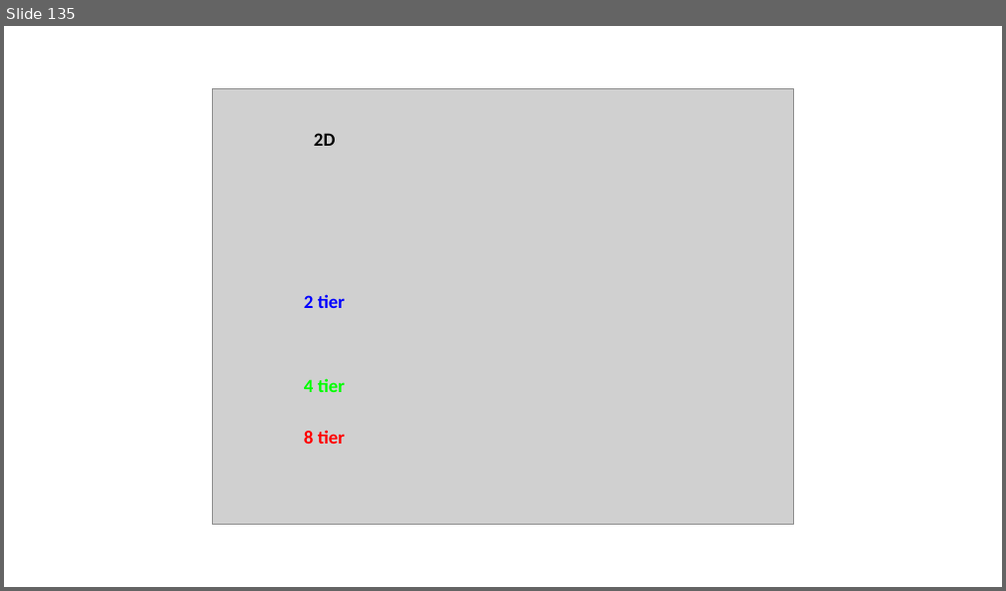
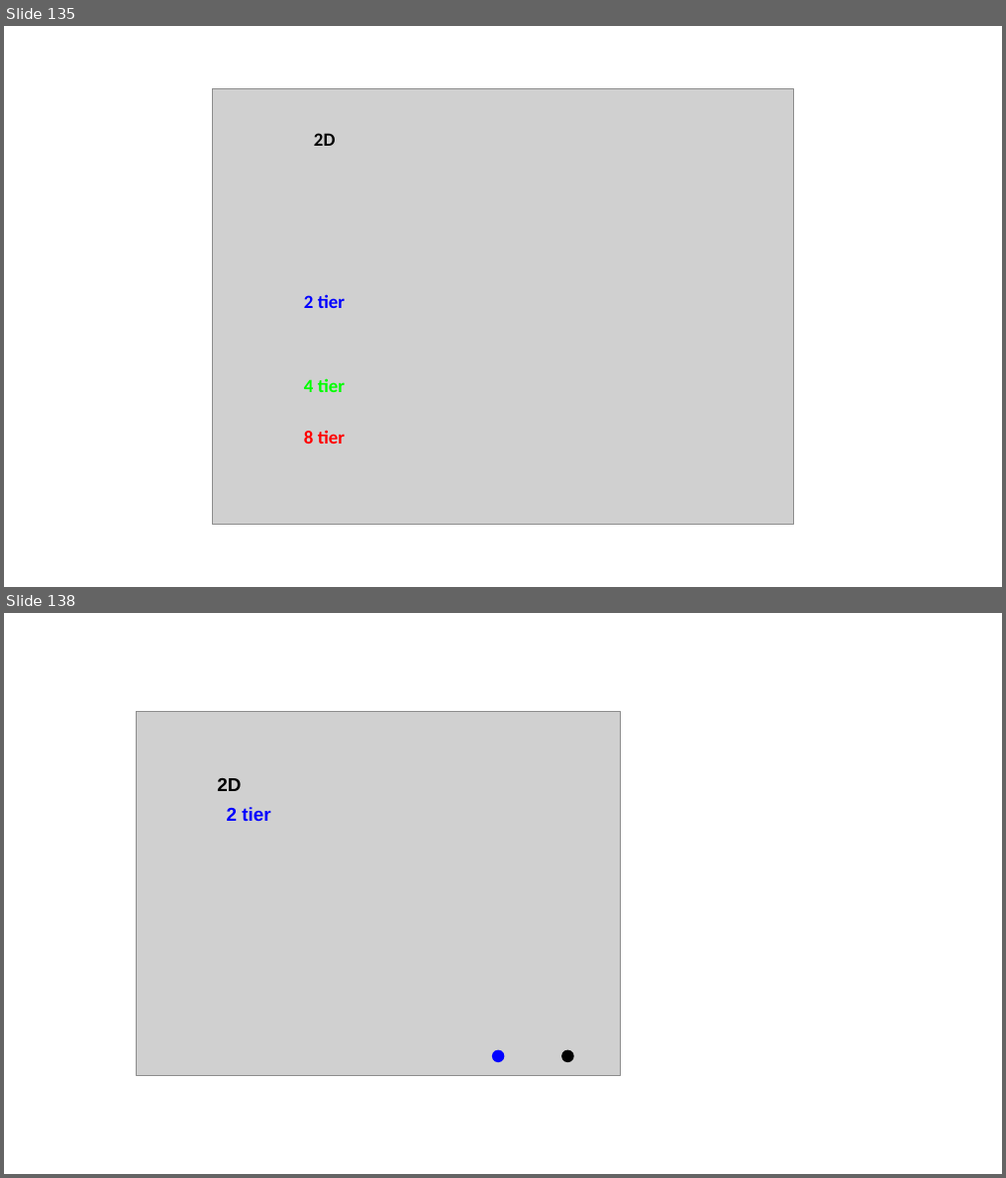
Before and after one commit to wwahby/VPJ_Paper, a slide deck: Figures/figure_construction.pptx. Shown one above the other, each under a label of ours: slide 135 before the commit, slides 135 and 138 after it; the slides between them are not shown. The pictures are 1006x591 and 1006x1178 pixels, drawn with LibreOffice and Linux fonts; fonts in the diff are those of the drawing; grey boxes stand for pictures. Boxes give left, top, right and bottom in pixels: in the first picture for what was removed or moved away, otherwise in the second. Text is boxed around its words. In the diff, an @@ line names an element or a change of style, - is before the commit and + after.

```diff
--- a/Figures/figure_construction.pptx
+++ b/Figures/figure_construction.pptx
@@ slide 138 added at box(4, 613, 1002, 1174), background #FFFFFF @@
@@ group added at box(136, 712, 621, 1075): 2 texts, 2 ellipses, 1 picture @@
+2D
+2 tier
```
Also in this commit, not shown: 55 slides changed, 4 other slides added.
